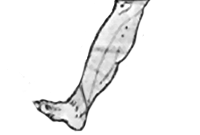
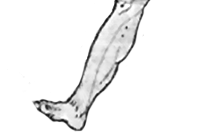
The second w=200, h=135 image is a revision of the first. Changes to its layers:
renamed "Calque 4" to "Calque 5", painted on it over [75, 0, 149, 109]
